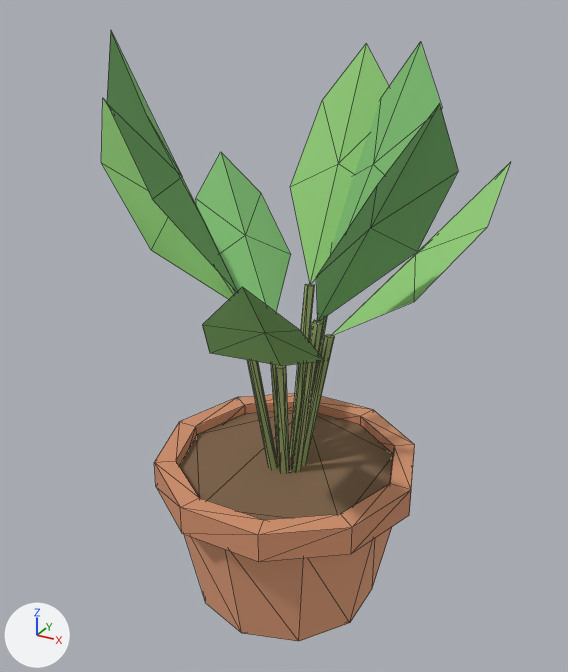
The glTF model client/public/models/turmeric.glb, before and after one commit.
Rendered twice from a camera (50 mm lens) standing at (0.455, -0.835, 0.817) and looking at (-0.011, 0.011, 0.394). The lights are fixed; the arrows at lower left show +X, +Y and +Z. The older version comes first. Mesh edges are drawn as thin lines. Vertices at exactly the same position are counted once.

The first picture shows 'turmeric'.
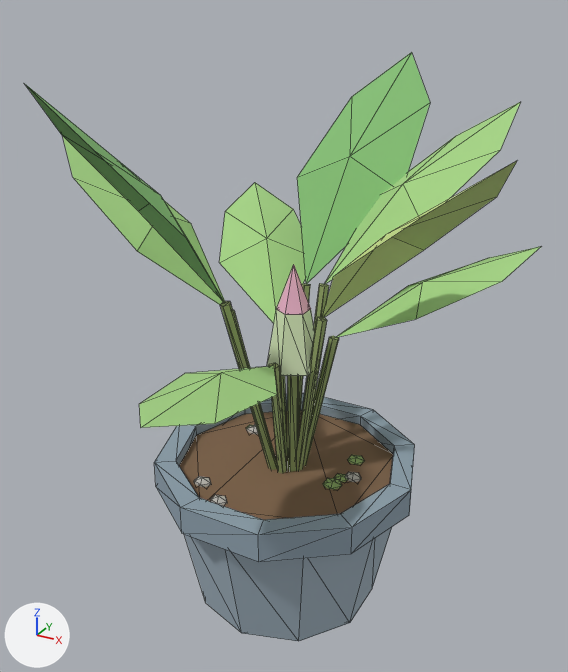
Patch to the scene script:
```diff
--- a/client/public/models/turmeric.glb.py
+++ b/client/public/models/turmeric.glb.py
@@ mat_plant @@
+mat_plant = bpy.data.materials.new('plant')
+mat_plant.use_nodes = True; mat_plant.node_tree.nodes.clear()
+_N = mat_plant.node_tree.nodes; _L = mat_plant.node_tree.links
+n0 = _N.new('ShaderNodeBsdfPrincipled'); n0.name = 'Principled BSDF'
+n0.inputs[2].default_value = 1.0  # 'Roughness'
+n1 = _N.new('ShaderNodeOutputMaterial'); n1.name = 'Material Output'
+n2 = _N.new('ShaderNodeVertexColor'); n2.name = 'Color Attribute'
+_L.new(n0.outputs[0], n1.inputs[0])  # 'BSDF' to 'Surface'
+_L.new(n2.outputs[0], n0.inputs[0])  # 'Color' to 'Base Color'
@@ me_turmeric @@
-me_turmeric.from_pydata(...)  # 206 vertices, 280 faces; spans x -0.241..0.239, y -0.259..0.225, z 0.0..0.781
-me_turmeric.materials.append(mat_stem)  # green #9bad6f
-me_turmeric.materials.append(mat_leaf)  # green #95ce7c
-me_turmeric.materials.append(mat_leaf_dark)  # green #81bf76
+me_turmeric.from_pydata(...)  # 337 vertices, 506 faces; spans x -0.317..0.295, y -0.331..0.349, z 0.0..0.736
+# me_turmeric part 1: a new loose piece, an icosphere of 20 faces spanning x 0.0665..0.0932, y -0.0301..-0.0047, z 0.2005..0.2095, in mat_plant
+# me_turmeric part 2: a new loose piece, an icosphere of 20 faces spanning x 0.071..0.0958, y 0.0407..0.0643, z 0.2008..0.2092, in mat_plant
+# me_turmeric part 3: the loose piece of 10 vertices spanning x 0.002..0.034, y 0.012..0.067, z 0.194..0.462 is copied, and the copy is turned 29.9 degrees about the z axis through its middle and scaled by 0.963, then moved by (-0.022, 0.002, -0.005), in mat_plant; it spans x -0.012..0.005, y 0.013..0.07, z 0.194..0.452
+# me_turmeric part 4: the loose piece of 10 vertices spanning x -0.049..-0.009, y 0.006..0.042, z 0.194..0.393 is copied, and the copy is multiplied about its middle by the matrix ((0.996, 0.079, 0.051), (-0.076, 0.996, -0.05), (-0.055, 0.046, 0.997)), then moved by (0.007, -0.003, 0.001), in mat_plant; it spans x -0.036..-0.008, y 0.008..0.035, z 0.194..0.395
+# me_turmeric part 5: the loose piece of 10 vertices spanning x -0.067..-0.013, y -0.017..0.003, z 0.194..0.433 is copied, and the copy is multiplied about its middle by the matrix ((0.995, -0.068, -0.073), (0.067, 0.998, -0.018), (0.074, 0.013, 0.997)), then moved by (-0.008, -0.005, -0.002), in mat_plant; it spans x -0.083..-0.013, y -0.025..0.002, z 0.194..0.429
+# me_turmeric part 6: the loose piece of 10 vertices spanning x -0.041..-0.003, y -0.066..-0.011, z 0.194..0.472 is copied, and the copy is multiplied about its middle by the matrix ((0.998, -0.047, -0.038), (0.044, 0.996, -0.073), (0.041, 0.072, 0.997)), then moved by (-0.003, -0.011, -0.003), in mat_plant; it spans x -0.048..-0.002, y -0.088..-0.012, z 0.194..0.468
+# me_turmeric part 7: the loose piece of 10 vertices spanning x 0.002..0.034, y 0.012..0.067, z 0.194..0.462 is copied, and the copy is multiplied about its middle by the matrix ((0.987, 0.158, -0.027), (-0.159, 0.987, -0.04), (0.02, 0.043, 0.999)), then moved by (0.002, -0.009, 0.001), in mat_plant; it spans x 0.004..0.037, y 0.011..0.052, z 0.194..0.464
+# me_turmeric part 8: a new loose piece, a 5-sided cylinder along z spanning x 0.007..0.023, y -0.018..-0.004, z 0.195..0.365, in mat_plant
+# me_turmeric part 9: the loose piece of 7 vertices spanning x -0.006..0.136, y 0.061..0.205, z 0.461..0.758 is rebuilt with 7 vertices and now spans x 0.03..0.214, y 0.045..0.238, z 0.463..0.685, in mat_plant
+# me_turmeric part 10: the loose piece of 7 vertices spanning x 0.051..0.239, y 0.002..0.147, z 0.402..0.632 is rebuilt with 7 vertices and now spans x 0.058..0.284, y 0.01..0.148, z 0.401..0.531, in mat_plant
+# me_turmeric part 11: the loose piece of 7 vertices spanning x -0.218..-0.042, y 0.035..0.195, z 0.392..0.593 is rebuilt with 7 vertices and now spans x -0.219..-0.029, y 0.028..0.284, z 0.394..0.525, in mat_plant
+# me_turmeric part 12: the loose piece of 7 vertices spanning x -0.149..-0.006, y -0.2..-0.059, z 0.471..0.781 is rebuilt with 7 vertices and now spans x -0.171..-0.018, y -0.261..-0.081, z 0.466..0.736, in mat_plant
+# me_turmeric part 13: the loose piece of 7 vertices spanning x -0.241..-0.061, y -0.097..0.044, z 0.431..0.693 is rebuilt with 7 vertices and now spans x -0.317..-0.077, y -0.097..0.04, z 0.428..0.65, in mat_plant
+# me_turmeric part 14: a new loose piece of 13 vertices spanning x -0.015..0.045, y -0.045..0.025, z 0.365..0.505, in mat_plant
+# me_turmeric part 15: the loose piece of 7 vertices spanning x -0.076..0.076, y 0.065..0.225, z 0.451..0.751 is deleted
+# me_turmeric part 16: 10 vertices moved from x -0.024..0.169, y -0.056..0.019, z 0.194..0.541 to x -0.096..0.098, y -0.124..0.161, z 0.197..0.568; 81 vertices removed from x -0.067..0.222, y -0.259..0.071, z 0.194..0.721; 122 vertices added at x -0.101..0.295, y -0.331..0.349, z 0.194..0.733
+# me_turmeric part 17: 36 faces spanning x -0.158..0.158, y -0.166..0.166, z 0.0..0.18 switch from mat_pot (beige #e5a27c) to mat_plant
+# me_turmeric part 18: 60 faces spanning x -0.185..0.185, y -0.176..0.176, z 0.18..0.22 switch from mat_pot_rim (beige #d4936f) to mat_plant
+# me_turmeric part 19: 8 faces spanning x -0.155..0.155, y -0.147..0.147, z 0.205 switch from mat_soil (brown #81654b) to mat_plant
```

Boxes [x1, y1, x2, y2] around the edits, measured in the pictures (568 x 672 px; the box of a moved part takes in the faces that stretch with it):
'turmeric', reshaped (26% wider)
    before: [101, 31, 511, 641]
    after: [24, 52, 540, 641]
part 1 of me_turmeric, added
    after: [323, 478, 342, 490]
part 2 of me_turmeric, added
    after: [348, 455, 364, 465]
part 3 of me_turmeric, added
    after: [298, 283, 310, 436]
part 4 of me_turmeric, added
    after: [280, 376, 287, 456]
part 5 of me_turmeric, added (mostly hidden)
    after: [233, 310, 274, 451]
part 6 of me_turmeric, added
    after: [220, 301, 277, 470]
part 7 of me_turmeric, added
    after: [301, 283, 329, 418]
part 8 of me_turmeric, added (green)
    after: [287, 376, 299, 471]
part 9 of me_turmeric, rebuilt
    before: [331, 41, 442, 254]
    after: [325, 102, 520, 284]
part 10 of me_turmeric, rebuilt (14% wider, 47% shorter)
    before: [331, 162, 511, 336]
    after: [335, 247, 540, 338]
part 11 of me_turmeric, rebuilt
    before: [196, 152, 291, 312]
    after: [219, 183, 306, 323]
part 12 of me_turmeric, rebuilt (53% wider, 16% shorter)
    before: [107, 31, 238, 292]
    after: [24, 83, 225, 303]
part 13 of me_turmeric, rebuilt (21% wider, 16% shorter)
    before: [101, 98, 235, 299]
    after: [63, 137, 225, 305]
part 14 of me_turmeric, added (green)
    after: [267, 265, 315, 376]
part 15 of me_turmeric, deleted (green)
    before: [290, 43, 389, 285]
part 16 of me_turmeric, moved or reshaped
    before: [202, 103, 458, 473]
    after: [139, 52, 517, 505]
part 17 of me_turmeric, recoloured
    both: [184, 527, 392, 641]
part 18 of me_turmeric, recoloured
    both: [154, 397, 415, 562]
part 19 of me_turmeric, recoloured
    both: [179, 412, 393, 520]
